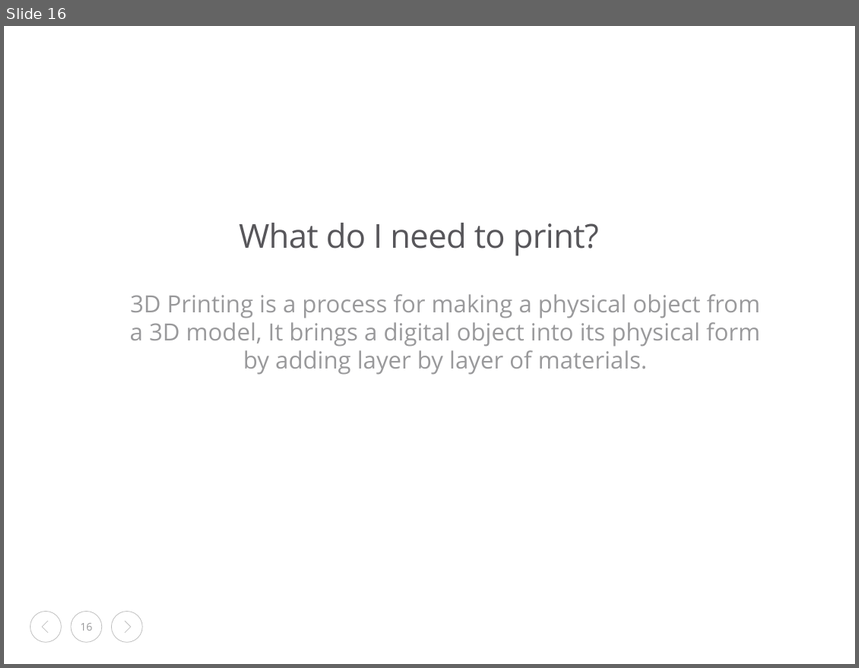
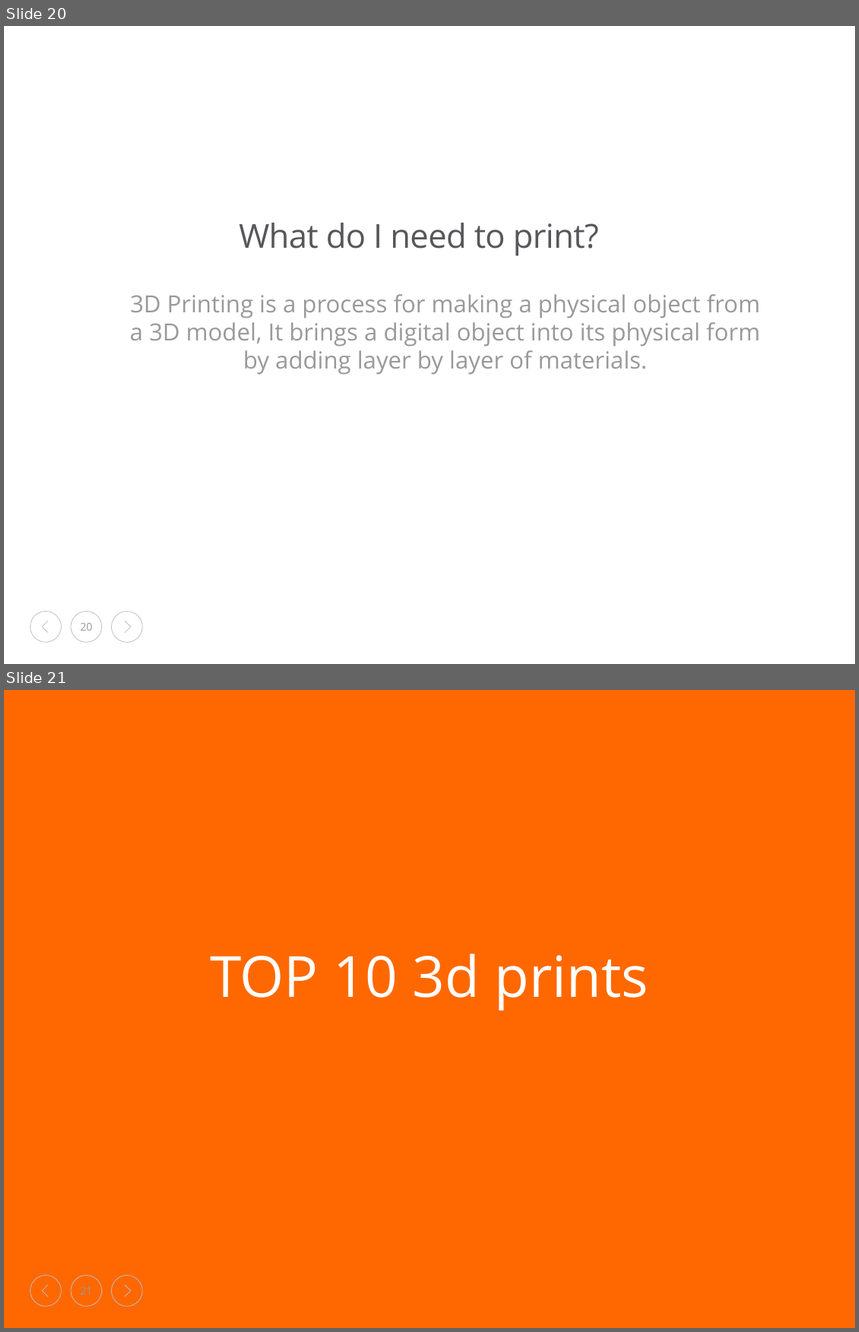
Before and after one commit to MVII3IV/lunch-learn, a slide deck: 3D Printing - Erick Dominguez .pptx. Shown one above the other, each under a label of ours: slide 16 before the commit, slides 20 and 21 after it. The pictures are 859x668 and 859x1332 pixels, drawn with LibreOffice and Linux fonts; fonts in the diff are those of the drawing; background and template pictures are left out. Boxes give left, top, right and bottom in pixels: in the first picture for what was removed or moved away, otherwise in the second. Text is boxed around its words. In the diff, an @@ line names an element or a change of style, - is before the commit and + after.

Commit message:
update

```diff
--- a/3D Printing - Erick Dominguez .pptx
+++ b/3D Printing - Erick Dominguez .pptx
@@ slide 21 added at (4, 690, 855, 1328), background #FF6800; not listed: 6 template elements that a slide beside it also shows @@
@@ text added at (210, 954, 648, 1011), 48 pt, text #FFFFFF @@
+TOP 10 3d prints
@@ what was slide 16 is now slide 20 @@
@@ page number at (80, 623, 92, 631): text changed @@
-16
+20
```
Also in this commit, not shown: 1 slide changed, 4 other slides added.
